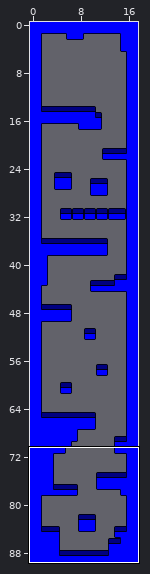
Tiled map: Resources/room1.tmx. The picture above shows the old version from afar; the outline marks the close-up.
Close-up. Before the commit:
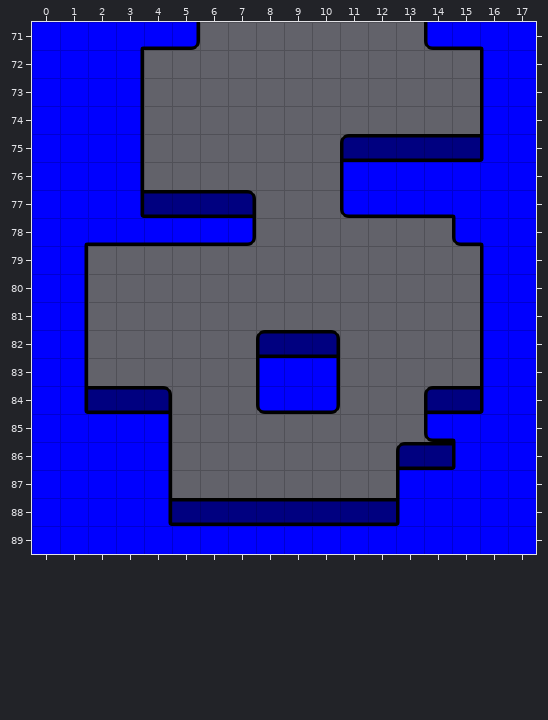
Cells are 32x32 px. Shown: x 0..17, y 71..89. The commit also changed other parts of the map, which this record leaves out.
And afterwards:
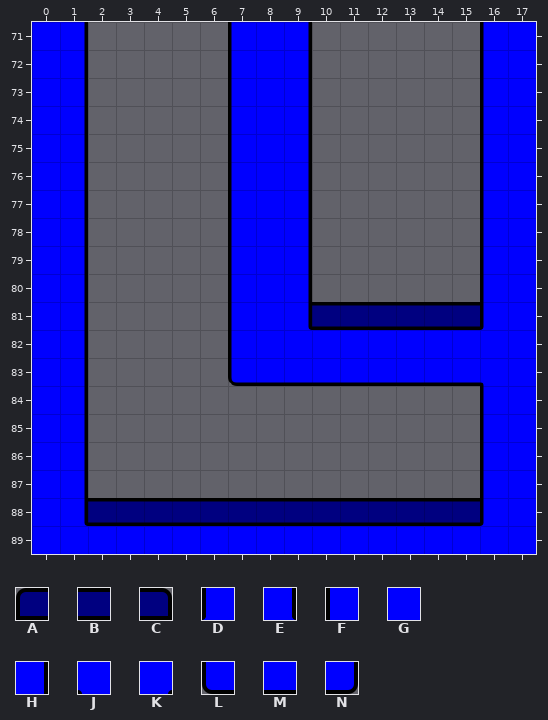
Key: from "tileset": A 0, B 1, C 2, D 3, E 4, F 5, G 6, H 7, J 8, K 9, L 10, M 11, N 12.
_ is an empty cell, . an unchanged one.
Difference:
--- layer "main-layer"
@@ x 1..16 @@
-71 GGKMN.___....LMJ
-72 GGH...___.......
-73 GGH...___.......
-74 GGH...___.......
-75 GGH...___.ABBBB.
-76 GGH...___.FGGGGG
-77 GGEBBBC__.LMMMJG
-78 KMMMMMN__.....LJ
-79 ......___.......
-80 ......___.......
-81 ......_________.
-82 ......_ABC_____F
-83 ......_FGH_____F
-84 .BBC...LMN...AB.
-85 GGGH.........LJG
-86 GGGH........ABDG
-87 GGGH........FGGG
-88 GGGE........DGGG
+71 H____.FGH....__F
+72 H__...FGH.......
+73 H__...FGH.......
+74 H__...FGH.......
+75 H__...FGH._____.
+76 H__...FGH._____F
+77 H_____FGH._____F
+78 H_____FGH....._F
+79 ......FGH.......
+80 ......FGH.......
+81 ......FGEBBBBBB.
+82 ......FGGGGGGGGG
+83 ......LMMMMMMMMJ
+84 .___...___...__.
+85 H___.........__F
+86 H___........___F
+87 H___........___F
+88 EBBB........BBBD
